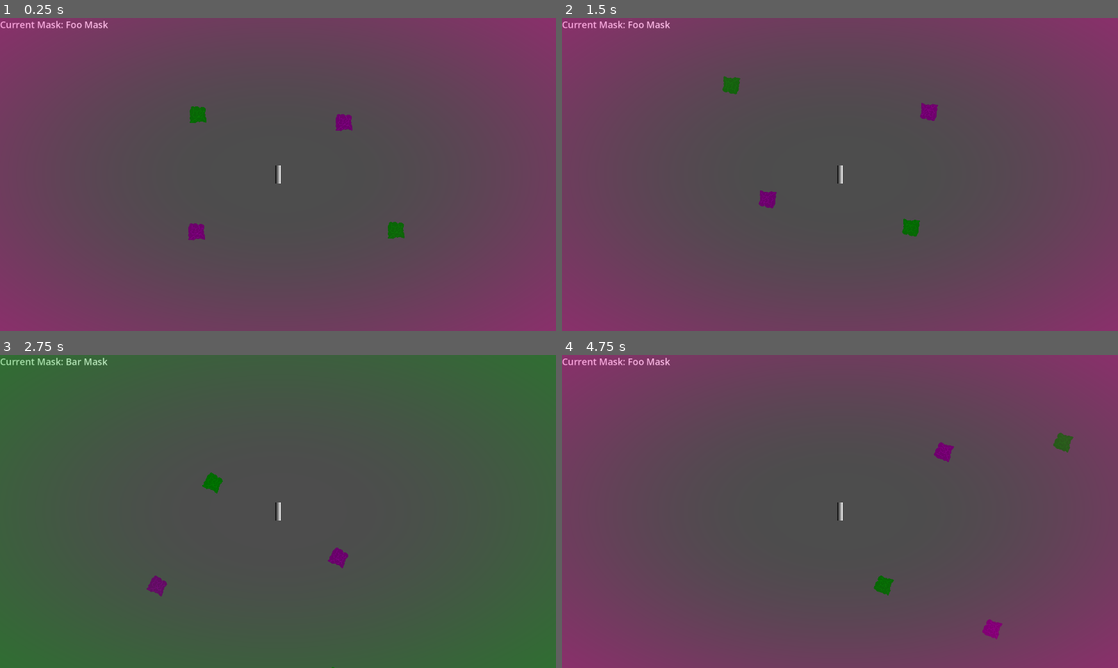
Above: before the commit, frames 1-4 (two rows, left to right).
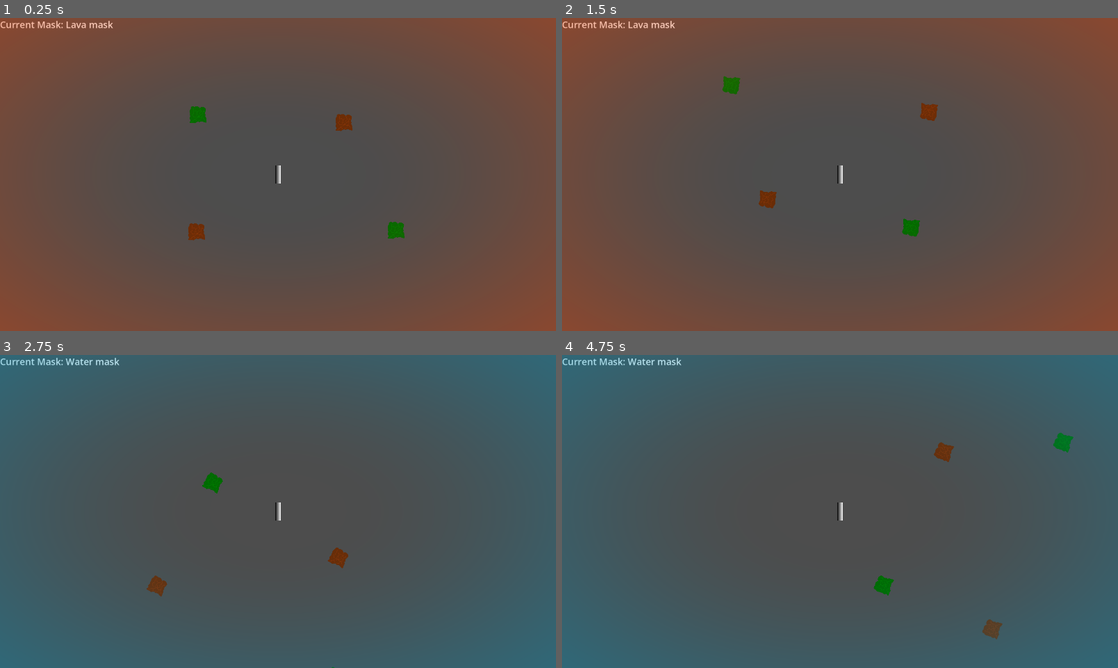
Above: after the commit, the same moments.

Repository: ccoors/mask
Game: Godot game, scene res://scenes/main_scene.tscn
Same seed, same stepped clock (60 frames per second), same inputs: the game is played once before the commit and once after it.
Inputs:
- Up to frame 1 (0.25 s): no input
- Up to frame 2 (1.5 s): tap Enter at 0.5 s; hold Right (right) 0.53-1.28 s; tap 3 (mask_3, bound only after the commit) at 0.6 s; hold Down (down) from 1.28 s (still down); tap 1 (mask_1) at 1.35 s
- Up to frame 3 (2.75 s): tap 3 (mask_3, bound only after the commit) at 1.55, 2.3 s; release Down (down) at 2.03 s; hold Right (right) from 2.03 s (still down); tap 2 (mask_2) at 2.1 s
- Up to frame 4 (4.75 s): release Right (right) at 2.78 s; hold Up (up) 2.78-3.53 s; tap 3 (mask_3, bound only after the commit) at 2.85, 3.6, 4.55 s; hold Left (left) from 3.53 s (still down); tap 1 (mask_1) at 4.35 s

The runs differ from the first frame. In frame 1, 41% of the frame differs, in the area x 0-100%, y 0-100%; in frame 2, 41%; in frame 3, 49%; in frame 4, 58%.

Commit message:
fix: stuff

Diff:
--- a/project.godot
+++ b/project.godot
@@ -65,6 +65,12 @@
 , Object(InputEventJoypadButton,"resource_local_to_scene":false,"resource_name":"","device":-1,"button_index":1,"pressure":0.0,"pressed":false,"script":null)
 ]
 }
+mask_3={
+"deadzone": 0.2,
+"events": [Object(InputEventKey,"resource_local_to_scene":false,"resource_name":"","device":-1,"window_id":0,"alt_pressed":false,"shift_pressed":false,"ctrl_pressed":false,"meta_pressed":false,"pressed":false,"keycode":0,"physical_keycode":51,"key_label":0,"unicode":51,"location":0,"echo":false,"script":null)
+, Object(InputEventJoypadButton,"resource_local_to_scene":false,"resource_name":"","device":-1,"button_index":2,"pressure":0.0,"pressed":false,"script":null)
+]
+}
 
 [layer_names]
 
--- a/scenes/globals.gd
+++ b/scenes/globals.gd
@@ -2,15 +2,21 @@
 
 const MASKS = [
     {
-        "name": "Foo Mask",
+        "name": "Lava mask",
         "input_action": "mask_1",
-        "tint_color": Color(0.938, 0.0, 0.62, 0.5),
+        "tint_color": Color(0.937, 0.25, 0.0, 0.5),
         "collision_mask": 2,
     },
     {
-        "name": "Bar Mask",
+        "name": "Wood mask",
         "input_action": "mask_2",
         "tint_color": Color(0.0, 0.65, 0.025, 0.5),
         "collision_mask": 3,
     },
+    {
+        "name": "Water mask",
+        "input_action": "mask_3",
+        "tint_color": Color(0.0, 0.589, 0.753, 0.5),
+        "collision_mask": 4,
+    },
 ]
--- a/scenes/level.tscn
+++ b/scenes/level.tscn
@@ -11,11 +11,11 @@
 
 [node name="Sprite2D2" parent="." unique_id=2068476046 instance=ExtResource("1_2q6dc")]
 position = Vector2(228, -179)
-color = Color(1, 0, 1, 1)
+color = Color(1, 0.41689876, 0.0644732, 1)
 
 [node name="Sprite2D3" parent="." unique_id=544800915 instance=ExtResource("1_2q6dc")]
 position = Vector2(-281, 198)
-color = Color(1, 0, 1, 1)
+color = Color(1, 0.41568628, 0.0627451, 1)
 
 [node name="Sprite2D4" parent="." unique_id=674951328 instance=ExtResource("1_2q6dc")]
 position = Vector2(-276, -206)
